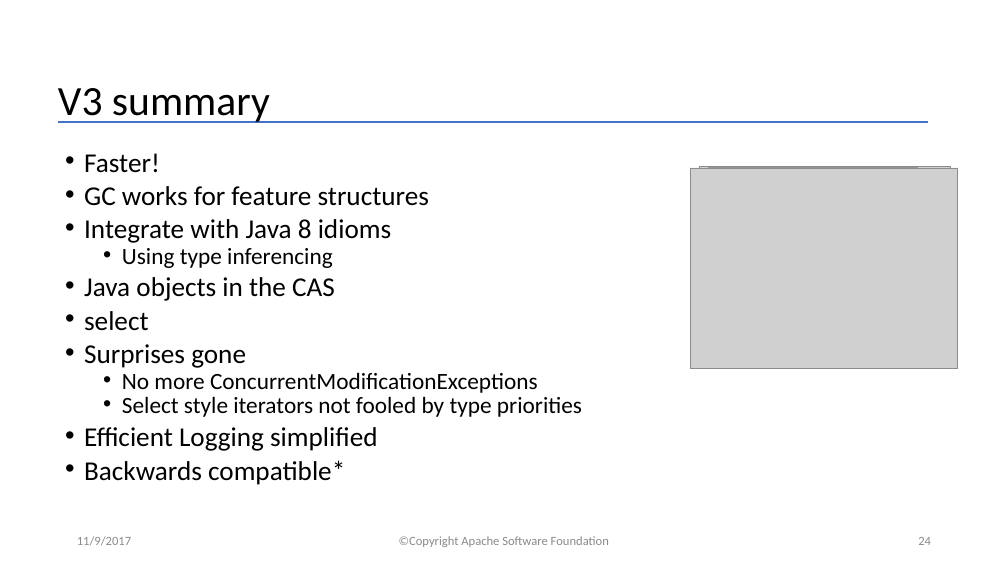
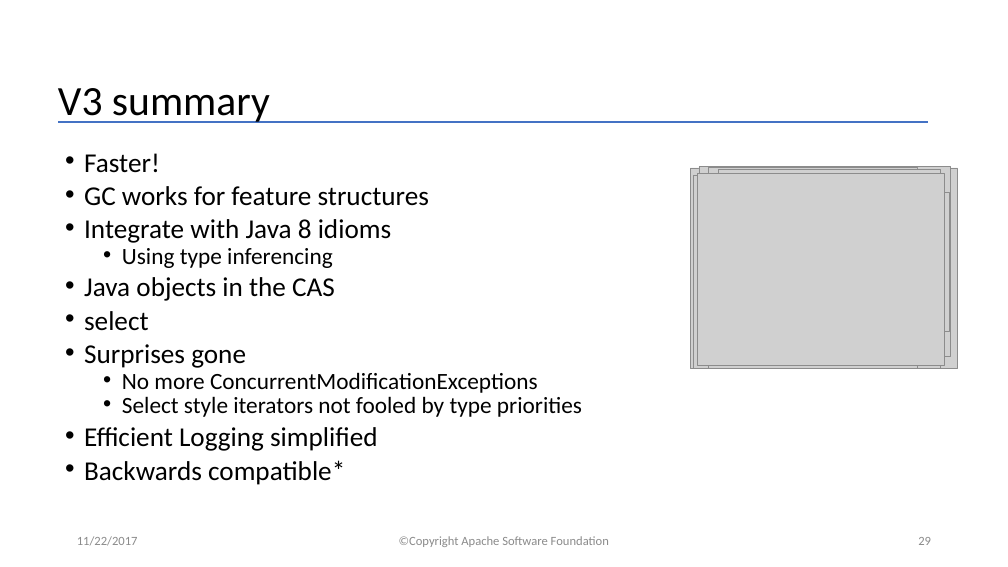
Before and after one commit to apache/uima-site, a slide deck: slide 29 of docs/downloads/uv3/UIMA_V3_Programmers_Solutions.pptx (slide 24 before the commit). Drawn at 1008x567 pixels with LibreOffice and Linux fonts; fonts in the diff are those of the drawing; grey boxes stand for pictures. Boxes give left, top, right and bottom in pixels: in the first picture for what was removed or moved away, otherwise in the second. Text is boxed around its words. In the diff, an @@ line names an element or a change of style, - is before the commit and + after.

```diff
--- a/docs/downloads/uv3/UIMA_V3_Programmers_Solutions.pptx
+++ b/docs/downloads/uv3/UIMA_V3_Programmers_Solutions.pptx
@@ picture added at box(697, 173, 944, 365) @@
@@ picture added at box(719, 169, 941, 357) @@
@@ picture added at box(699, 192, 949, 331) @@
@@ text at box(77, 536, 138, 546): text changed @@
-11/9/2017
+11/22/2017
@@ page number at box(918, 537, 931, 545): text changed @@
-24
+29
```
Also in this commit, not shown: 24 other slides changed, 5 slides added, 3 other files.
